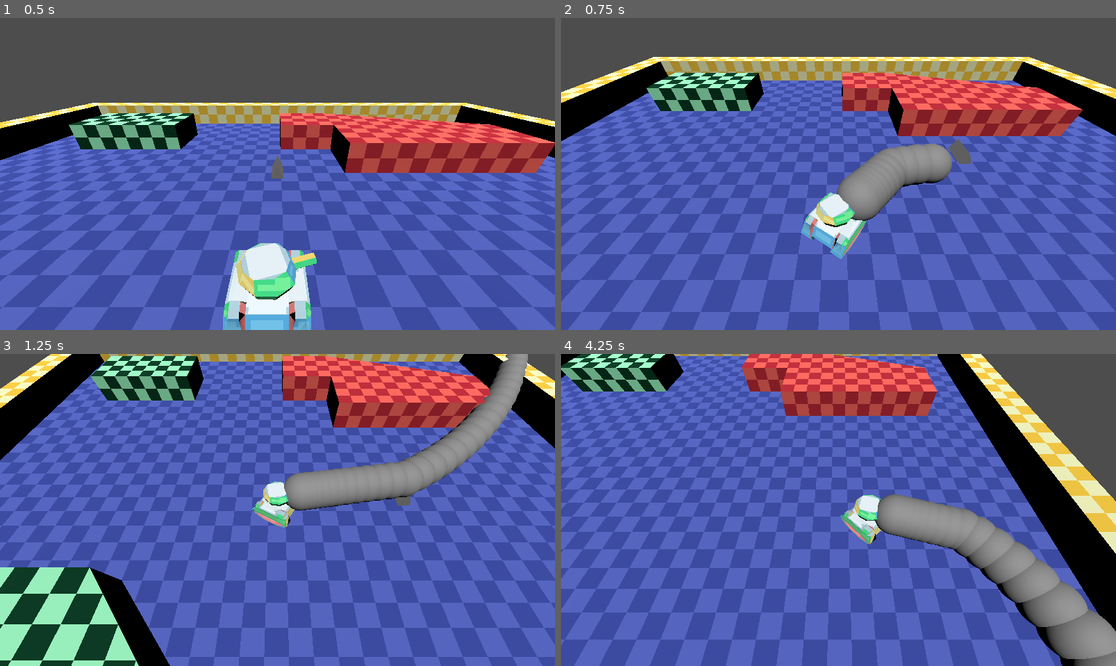
Above: before the commit, frames 1-4 (two rows, left to right).
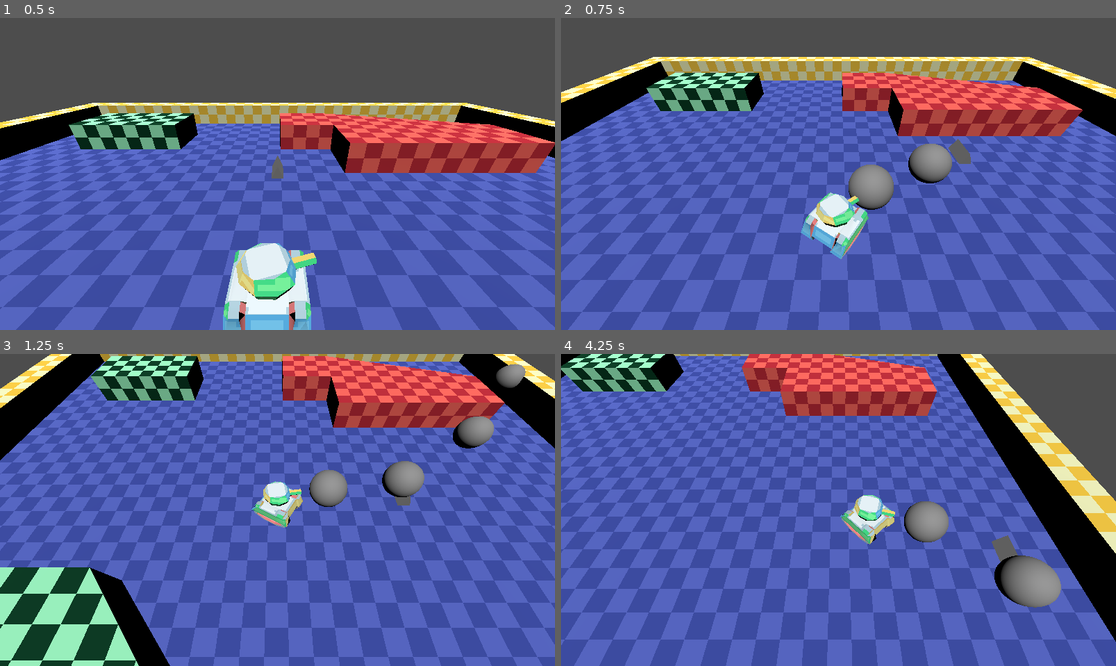
Above: after the commit, the same moments.

Repository: Skeleray/Tonks
Game: Godot game, scene res://MainTestScene.tscn
The game is run twice, just before and just after one commit, with the same random seed, the same clock (stepped at 60 frames per second) and the same inputs.
Inputs (mouse positions are in pixels of both pictures, inside the frame that each line leads up to):
- Up to frame 1 (0.5 s): no input
- Up to frame 2 (0.75 s): tap Enter (ui_accept) at 0.5 s; move the mouse to (960, 158) at 0.52 s; hold D (right) from 0.53 s (still down); hold Space (shoot) from 0.53 s (still down); click (960, 158) at 0.67 s
- Up to frame 3 (1.25 s): keep holding D (right); keep holding Space (shoot); tap Enter (ui_accept) at 0.77 s
- Up to frame 4 (4.25 s): move the mouse to (727, 525) at 1.27 s; release D (right) at 1.28 s; release Space (shoot) at 1.28 s; hold S (backward) 1.28-2.03 s; tap Space (shoot) at 1.35, 2.3, 3.05 s; tap Enter (ui_accept) at 1.52, 3.02, 3.77 s; move the mouse to (894, 441) at 2.02 s; hold D (right) 2.03-2.78 s; hold F 2.03-2.78 s; move the mouse to (810, 572) at 2.77 s; hold W (forward) 2.78-3.53 s; tap Q at 2.85 s; click (810, 572) at 2.92 s; move the mouse to (1005, 556) at 3.52 s; hold A (left) from 3.53 s (still down); hold Space (shoot) from 3.53 s (still down)

Frame 1 is identical in both runs. In frame 2, 1.5% of the frame differs, in the area x 49-66%, y 40-66%; in frame 3, 4.1%; in frame 4, 6.0%, in the area x 56-100%, y 44-100%.

Commit message:
added shoot_timer

Diff:
--- a/Character/Player.tscn
+++ b/Character/Player.tscn
@@ -48,5 +48,6 @@
 script = ExtResource("6_n3u7n")
 tank_head = NodePath("../Smoothing/TankHead")
 bullet_pool = NodePath("../BulletPoolTrigger")
+shoot_time = 0.1
 
 [node name="BulletPoolTrigger" parent="." instance=ExtResource("7_pd48w")]
--- a/Character/player_shoot.gd
+++ b/Character/player_shoot.gd
@@ -6,14 +6,18 @@
 
 @export var bullet_pool: BulletPool
 
+@export var shoot_time :float = 0
+var shoot_timer:float = 0
+
 func _process(delta: float) -> void:
-		if Input.is_action_pressed("shoot") :
-			if ! tank_head.rayCast.is_colliding() :
+	shoot_timer -= delta
+	if Input.is_action_pressed("shoot") :
+			if ! tank_head.rayCast.is_colliding() and shoot_timer < 0:
 				var shoot_point := tank_head.shootPoint
 				var new_bullet := bullet_pool._get_next_bullet()
 				new_bullet.set_process(true)
 				new_bullet.visible = true
-
+				shoot_timer = shoot_time
 				var bulletDirection3D :=  (shoot_point.global_position - global_position)
 				var bullet_direction_flatt := Vector3(bulletDirection3D.x,0,bulletDirection3D.z).normalized()
 				new_bullet.SetStartPosition(shoot_point.global_position, bullet_direction_flatt)
